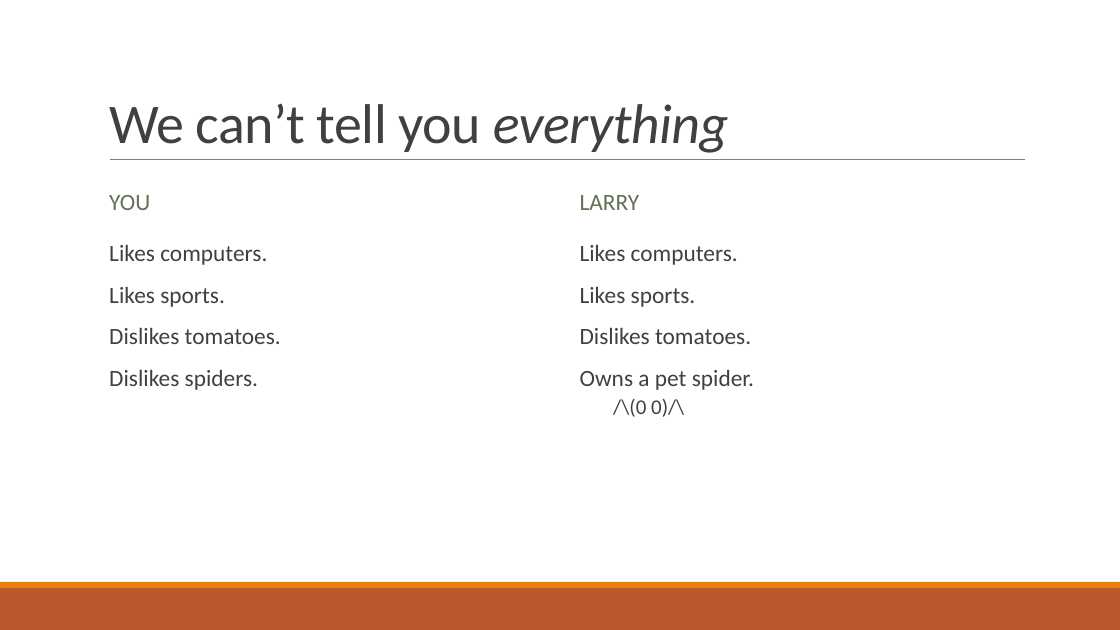
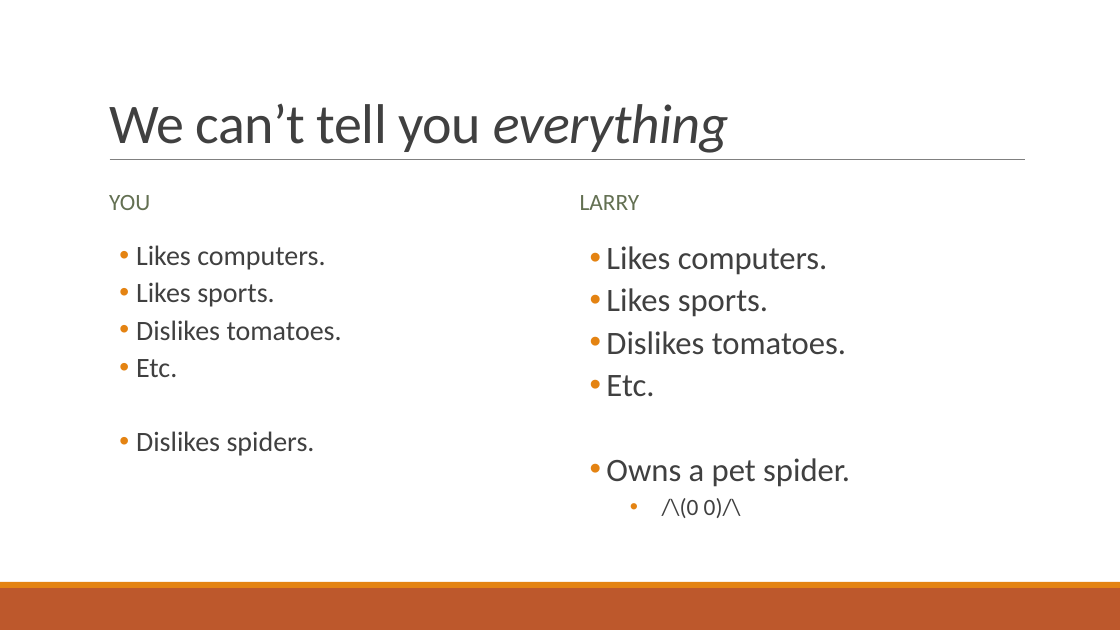
Before and after one commit to dragosthealex/roomies, a slide deck: slide 4 of resources/presentation1/final_presentation.pptx. Drawn at 1120x630 pixels with LibreOffice and Linux fonts; fonts in the diff are those of the drawing. Boxes give left, top, right and bottom in pixels: in the first picture for what was removed or moved away, otherwise in the second. Text is boxed around its words. In the diff, an @@ line names an element or a change of style, - is before the commit and + after.

```diff
--- a/resources/presentation1/final_presentation.pptx
+++ b/resources/presentation1/final_presentation.pptx
@@ text at [136, 245, 342, 456]: size 20 to 24 pt; bullet   to •; list level 1 to 2 in "Likes computers."; list level 1 to 2 in "Likes sports."; list level 1 to 2 in "Dislikes tomatoes."; list level 1 to 2 in "Dislikes spiders." @@
@@ text at [606, 246, 850, 518]: size 20 to 28 pt in "Likes computers.", "Likes sports.", "Dislikes tomatoes.", "Owns a pet spider."; size 18 to 20 pt in "/\(0 0)/\"; bullet   to •; list level 1 to 2 in "Likes computers."; list level 1 to 2 in "Likes sports."; list level 1 to 2 in "Dislikes tomatoes."; list level 1 to 2 in "Owns a pet spider."; bullet none to •; list level 2 to 3 in "/\(0 0)/\" @@
@@ text at [136, 359, 177, 377]: paragraph added @@
+  • Etc.
@@ text at [606, 375, 654, 397]: paragraph added @@
+  • Etc.
```
Also in this commit, not shown: 7 other slides changed, 1 slide removed.
